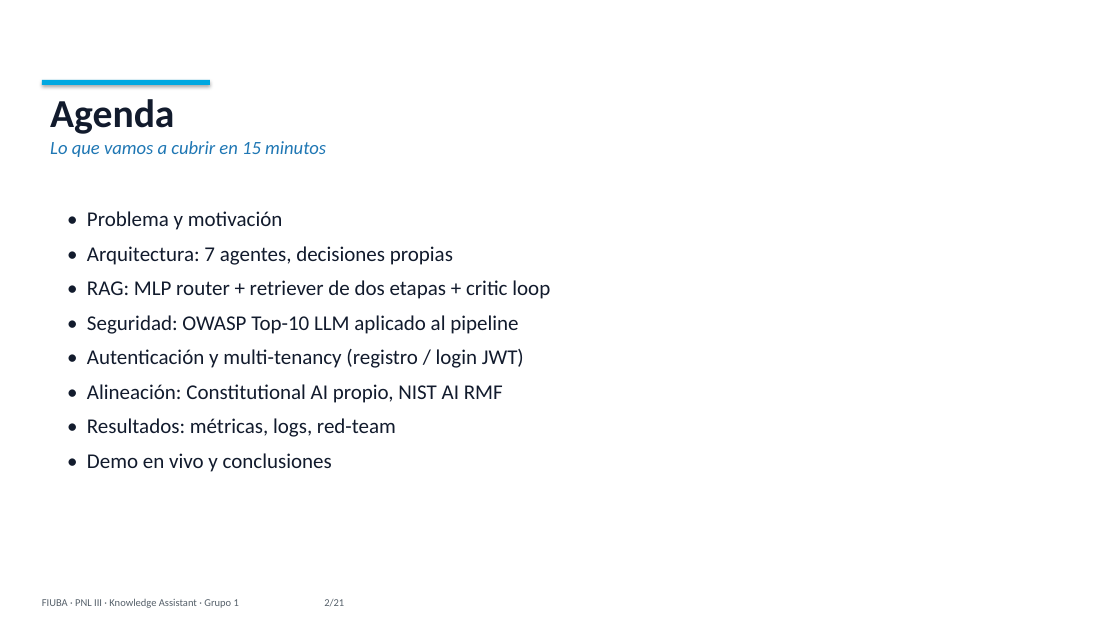
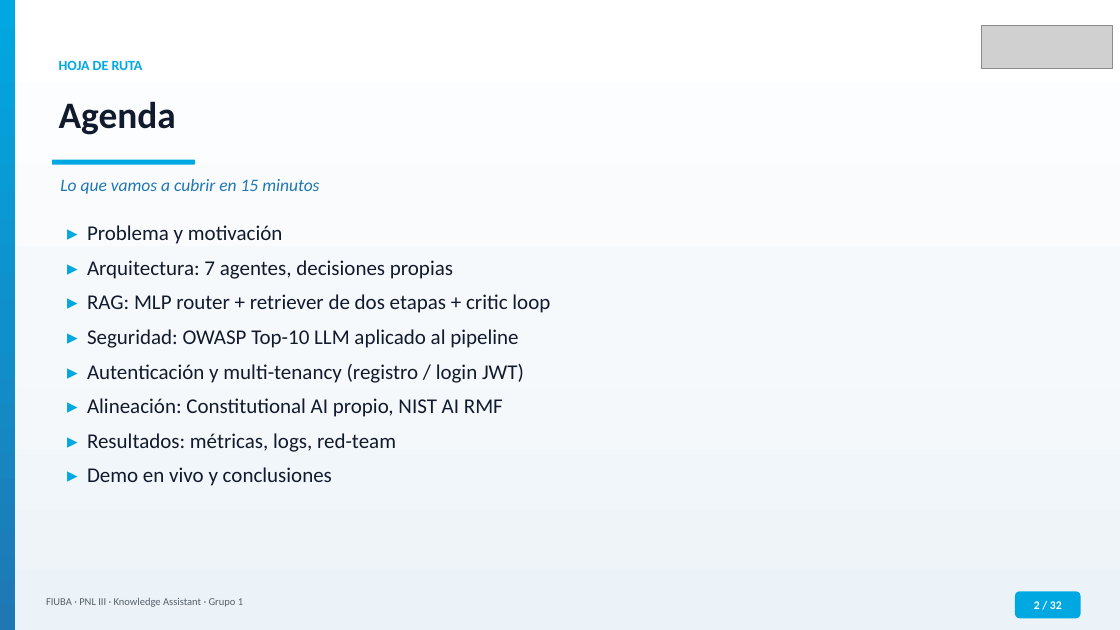
Before and after one commit to MLsound/multi-domain-assistant, a slide deck: slide 2 of docs/presentation_FIUBA.pptx. Drawn at 1120x630 pixels with LibreOffice and Linux fonts; fonts in the diff are those of the drawing; grey boxes stand for pictures. Boxes give left, top, right and bottom in pixels: in the first picture for what was removed or moved away, otherwise in the second. Text is boxed around its words. In the diff, an @@ line names an element or a change of style, - is before the commit and + after.

```diff
--- a/docs/presentation_FIUBA.pptx
+++ b/docs/presentation_FIUBA.pptx
@@ rectangle added at (0,0,1120,630), fill gradient #FFFFFF to #F6F9FC to #ECF3F8 @@
@@ rectangle added at (0,0,15,630), fill gradient #00A8E1 to #1090CA to #1F77B4 @@
@@ picture added at (981,25,1112,69) @@
@@ rectangle removed at (42,80,210,85) @@
@@ text added at (59,61,143,70), 12 pt, text #00A8E1, bold @@
+HOJA DE RUTA
@@ text at (50,99,174,134): paragraph removed @@
-Agenda
@@ text added at (59,101,176,135), 32 pt, text #121B2D, bold @@
+Agenda
@@ text "Lo que vamos a cubrir ...": place and size @@
-text "Lo que vamos a cubrir ..." at (50,99,326,157)
+text "Lo que vamos a cubrir ..." at (60,179,319,194)
@@ text "Lo que vamos a cubrir ..." at (60,179,319,194): size 16 to 15 pt @@
@@ rounded rectangle added at (52,160,195,165), fill #00A8E1 @@
@@ text at (87,225,550,486): text changed @@
-• Problema y motivación
-• Arquitectura: 7 agentes, decisiones propias
-• RAG: MLP router + retriever de dos etapas + critic loop
-• Seguridad: OWASP Top-10 LLM aplicado al pipeline
-• Autenticación y multi-tenancy (registro / login JWT)
-• Alineación: Constitutional AI propio, NIST AI RMF
-• Resultados: métricas, logs, red-team
-• Demo en vivo y conclusiones
+▸ Problema y motivación
+▸ Arquitectura: 7 agentes, decisiones propias
+▸ RAG: MLP router + retriever de dos etapas + critic loop
+▸ Seguridad: OWASP Top-10 LLM aplicado al pipeline
+▸ Autenticación y multi-tenancy (registro / login JWT)
+▸ Alineación: Constitutional AI propio, NIST AI RMF
+▸ Resultados: métricas, logs, red-team
+▸ Demo en vivo y conclusiones
@@ text at (46,598,243,607): text changed @@
-FIUBA · PNL III · Knowledge Assistant · Grupo 1 2/21
+FIUBA · PNL III · Knowledge Assistant · Grupo 1
@@ rounded rectangle added at (1015,592,1081,618), fill #00A8E1, 10 pt, text #FFFFFF, bold @@
+2 / 32
```
Also in this commit, not shown: 19 other slides changed, 12 slides added, 1 slide removed.
